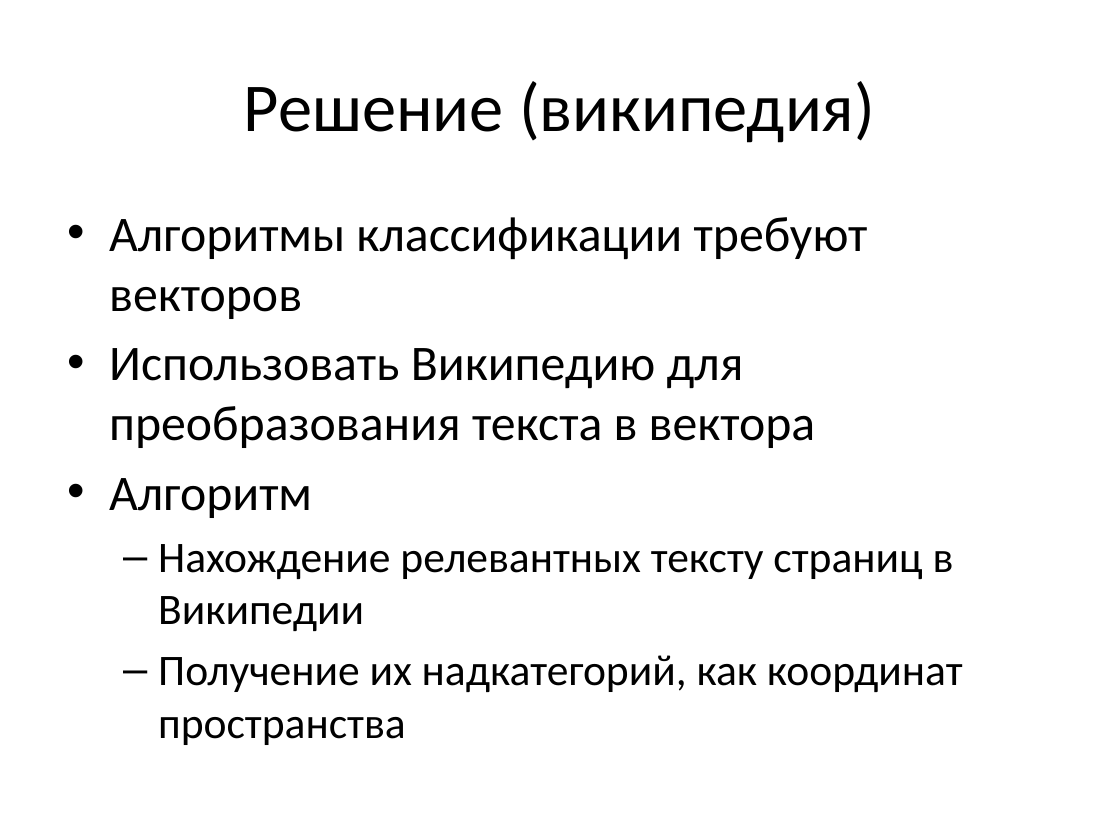
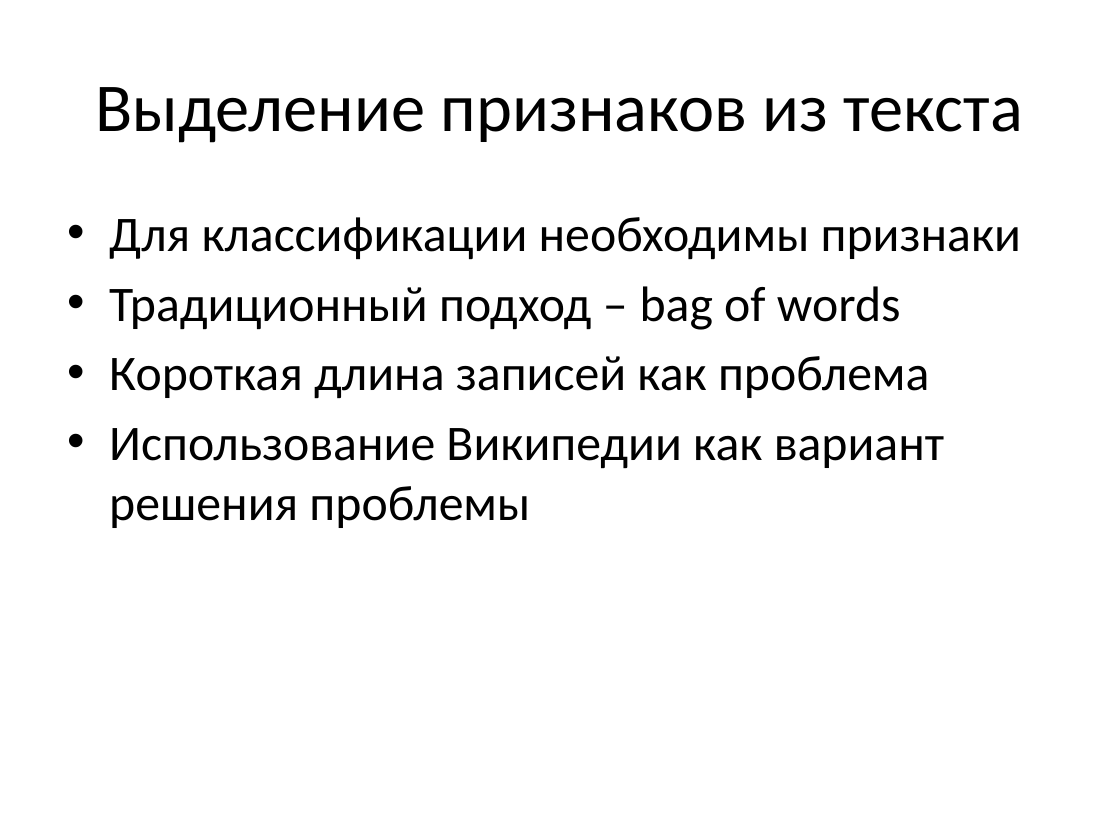
Before and after one commit to ttim/Diploma, a slide deck: slide 6 of docs/diploma.pptx (slide 5 before the commit). Drawn at 1120x840 pixels with LibreOffice and Linux fonts; fonts in the diff are those of the drawing. Boxes give left, top, right and bottom in pixels: in the first picture for what was removed or moved away, otherwise in the second. Text is boxed around its words. In the diff, an @@ line names an element or a change of style, - is before the commit and + after.

```diff
--- a/docs/diploma.pptx
+++ b/docs/diploma.pptx
@@ title at (96,87,1023,143): text changed @@
-Решение (википедия)
+Выделение признаков из текста
@@ text at (109,217,1021,528): text changed @@
-• Алгоритмы классификации требуют векторов
-• Использовать Википедию для преобразования текста в вектора
-• Алгоритм
-  – Нахождение релевантных тексту страниц в Википедии
-  – Получение их надкатегорий, как координат пространства
+• Для классификации необходимы признаки
+• Традиционный подход – bag of words
+• Короткая длина записей как проблема
+• Использование Википедии как вариант решения проблемы
```
Also in this commit, not shown: 5 other slides changed, 3 slides added, 1 other file.
